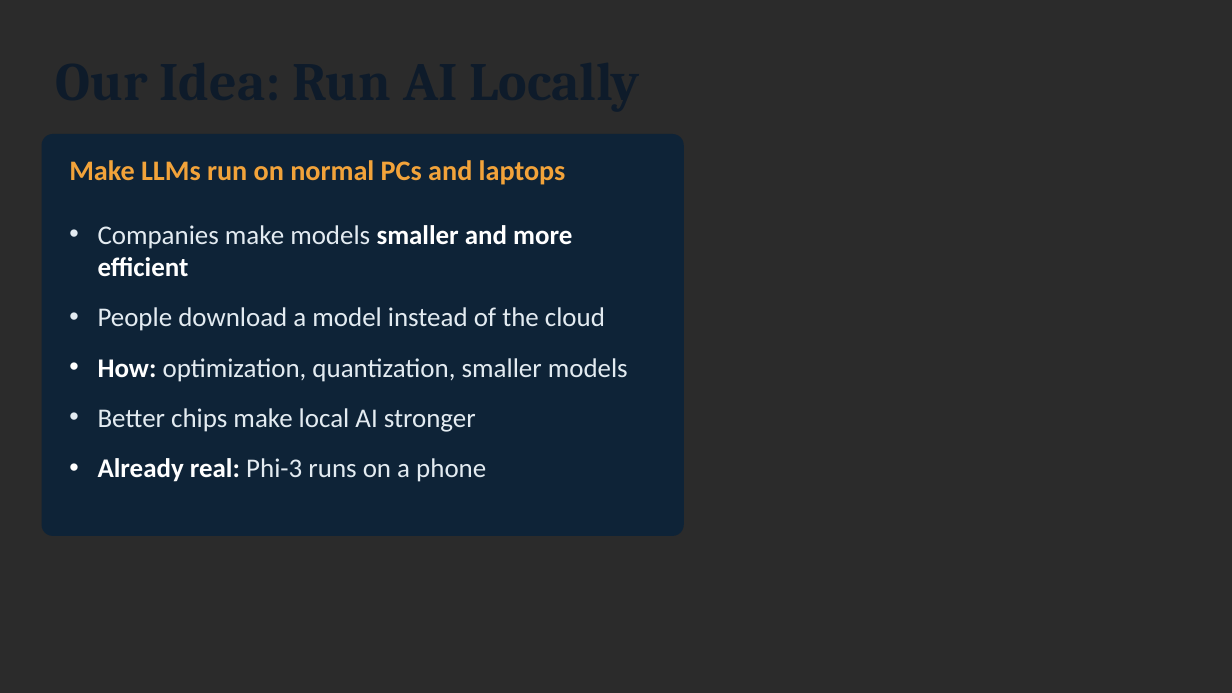
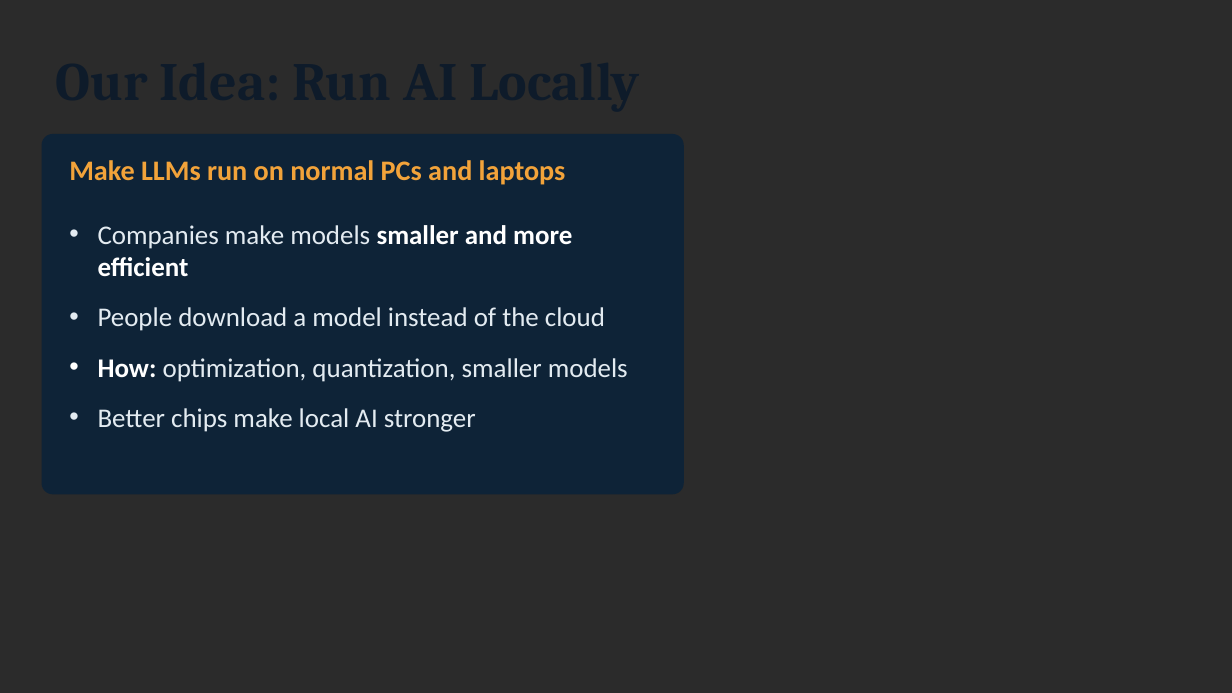
Before and after one commit to dekelelely/dekel12, a slide deck: slide 5 of ai-water-deck.pptx. Drawn at 1232x693 pixels with LibreOffice and Linux fonts; fonts in the diff are those of the drawing; background and template pictures are left out; a plain dark background stands for a picture behind light text. Boxes give left, top, right and bottom in pixels: in the first picture for what was removed or moved away, otherwise in the second. Text is boxed around its words. In the diff, an @@ line names an element or a change of style, - is before the commit and + after.

```diff
--- a/ai-water-deck.pptx
+++ b/ai-water-deck.pptx
@@ rounded rectangle resized from (x1=42, y1=134, x2=684, y2=536) to (x1=42, y1=134, x2=684, y2=494) @@
@@ rounded rectangle at (x1=42, y1=134, x2=684, y2=494): proportions changed @@
@@ text at (x1=98, y1=458, x2=486, y2=482): paragraph removed @@
-• Already real: Phi-3 runs on a phone
```
Also in this commit, not shown: 1 slide added, 5 other files.
